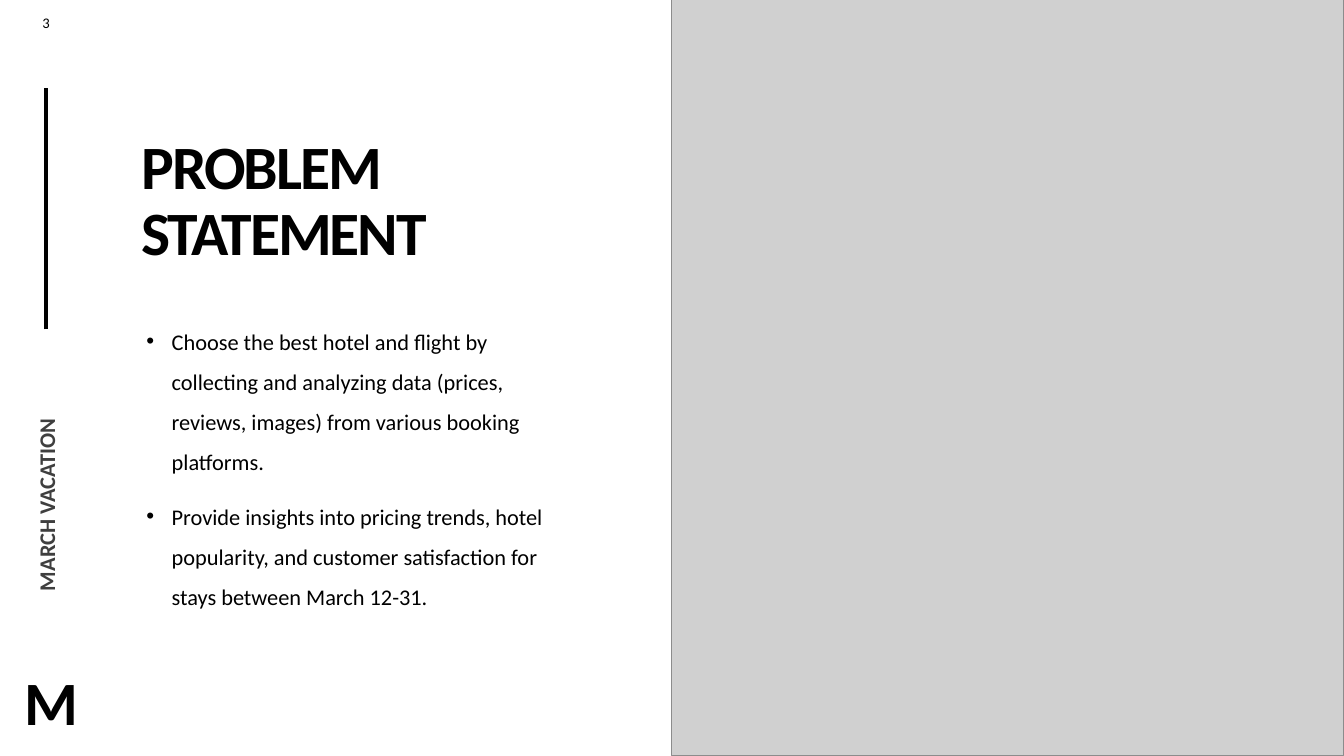
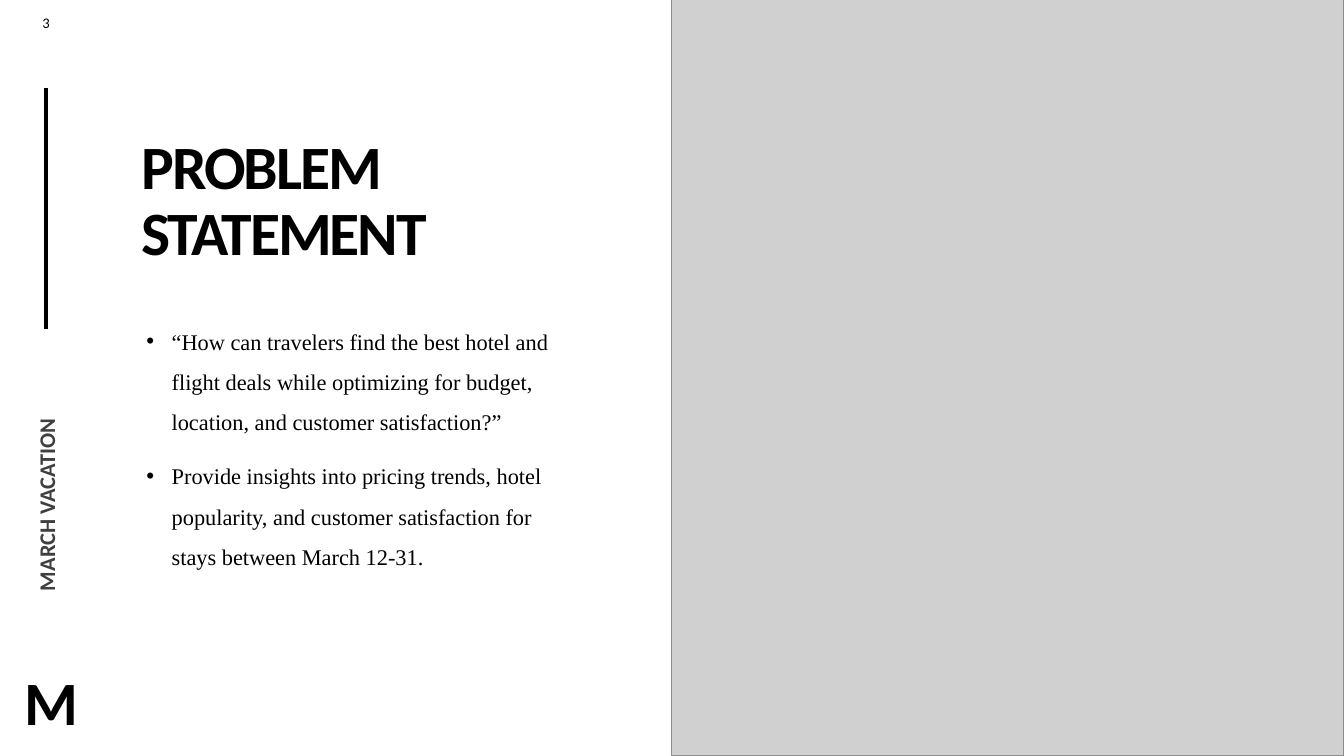
Before and after one commit to Poojashrees3/hadoop-clusters-travel, a slide deck: slide 3 of March vacation.pptx. Drawn at 1344x756 pixels with LibreOffice and Linux fonts; fonts in the diff are those of the drawing; grey boxes stand for pictures. Boxes give left, top, right and bottom in pixels: in the first picture for what was removed or moved away, otherwise in the second. Text is boxed around its words. In the diff, an @@ line names an element or a change of style, - is before the commit and + after.

```diff
--- a/March vacation.pptx
+++ b/March vacation.pptx
@@ text at [172,334,548,434]: text changed; font Calibri to Times New Roman @@
-• Choose the best hotel and flight by collecting and analyzing data (prices, reviews, images) from various booking platforms.
+• “How can travelers find the best hotel and flight deals while optimizing for budget, location, and customer satisfaction?”
@@ text at [172,468,542,570]: font Calibri to Times New Roman in "Provide insights into pricing trends, hotel popularity, ..." @@
```
Also in this commit, not shown: 13 other slides changed, 1 slide added, 1 slide removed, 5 other files.
